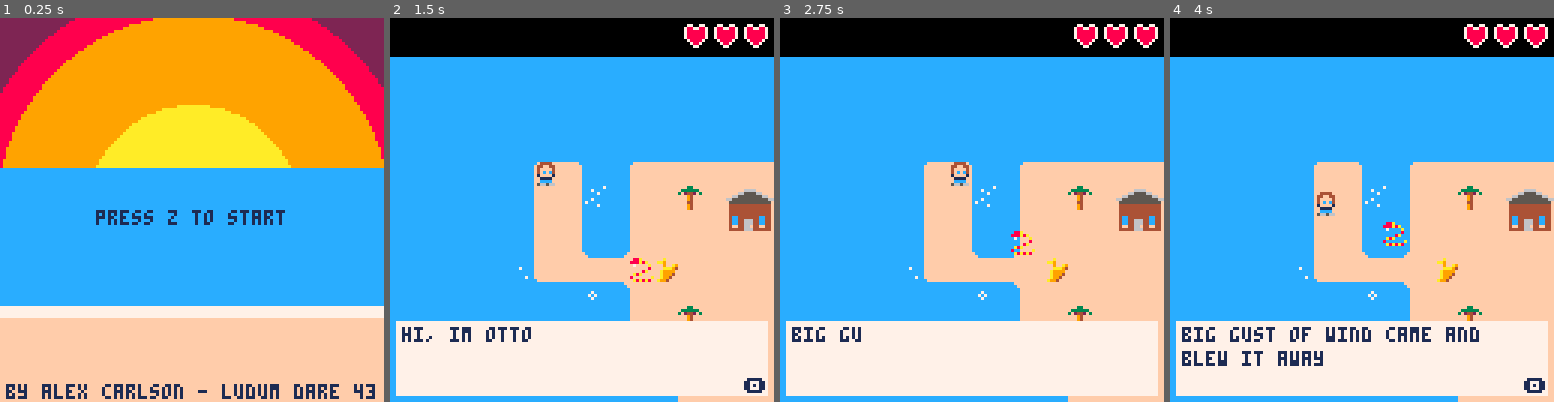
Above: before the commit, frames 1-4 (left to right).
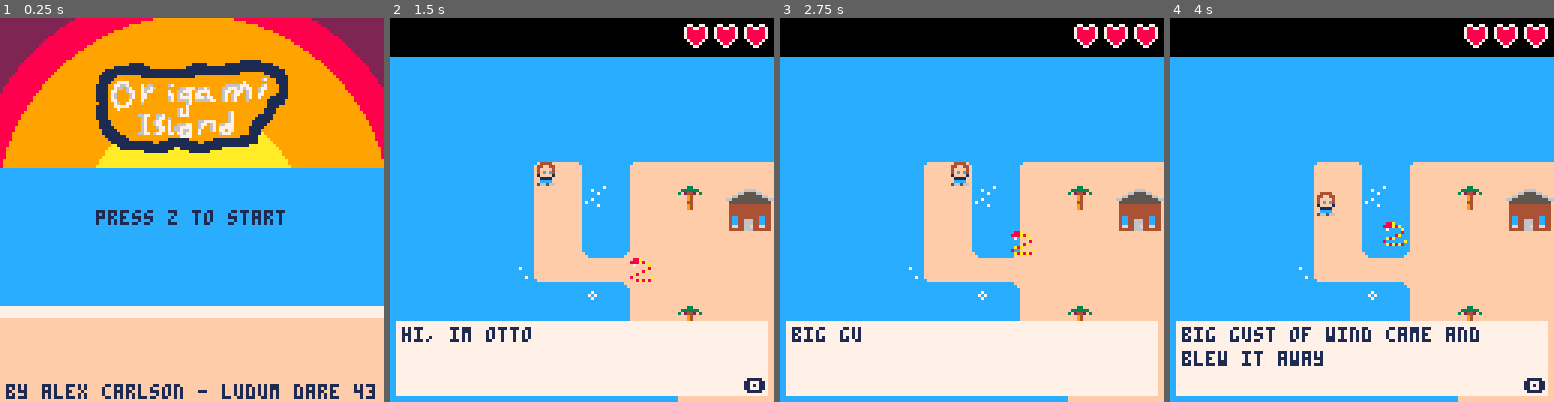
Above: after the commit, the same moments.

Repository: alex-carlson/origami-island
Game: PICO-8 cartridge ld43.p8
Same seed, same stepped clock (60 frames per second), same inputs: the game is played once before the commit and once after it.
Inputs:
- Up to frame 1 (0.25 s): no input
- Up to frame 2 (1.5 s): tap X (X key) at 0.33, 1.07 s; tap O (Z key) at 0.7 s
- Up to frame 3 (2.75 s): hold Right 1.6-2.1 s; tap O (Z key) at 1.7, 2.1, 2.5 s; tap X (X key) at 1.85 s; hold Up 2.15-2.42 s; hold Right from 2.47 s (still down)
- Up to frame 4 (4 s): tap O (Z key) at 2.9, 3.3, 3.7 s; tap X (X key) at 2.97 s; release Right at 3.03 s; hold Left 3.08-3.58 s; hold Down 3.63-3.97 s

The runs differ from the first frame. In frame 1, 6.9% of the frame differs, in the area x 25-75%, y 10-36%; in frame 2, 0.2%; in frame 3, 0.2%; in frame 4, 0.2%.

Commit message:
updated menu

Diff:
--- a/ld43.p8
+++ b/ld43.p8
@@ -446,6 +446,7 @@
  rectfill(0,50,128, 128, 12)
  rectfill(0,96,128,128,7)
  rectfill(0,100,128,128,15)
+ spr(135,32,10,8,6)
 
  print("press z to start", 32, 64, 1)
  print("by alex carlson - ludum dare 43", 2, 122)
@@ -595,7 +596,7 @@
 6b5858306b58588058858658585880585858585858697a6b6b6b6b6b6b6b6b6b6b6b6b6b6b6b6b6b6b6b6b6b6b6b6b6b6b6b6b6b6b6b6b6b6b6b6b6b6b7c6858585858585858697a6b6b6b6b6b6b6b6b6b6b6b6b6b6b6b6b6b6b6b6b6b6b6b6b6b6b6b6b6b6b6b6b6b6b6b6b6b7c6858588058697a6b84826b6b6b6b6b6b6b6b
 6b58586b6b5858585895965858585858585858585858697a6b6b6b6b6b6b6b6b6b6b6b6b6b6b6b6b6b6b6b6b6b6b6b6b6b6b6b6b6b6b6b6b6b6b6b336b68585858588058215858697a6b6b6b6b306b6b6b6b6b6b6b575858585820697a6b6b6b6b6b6b6b6b6b6b6b6b6b7c685880585858585858585858697a6b6b6b6b6b6b6b
 6b58587a7c585858585858585858585858585858805858696b6b6b6b6b6b6b6b6b6b6b6b6b6b6b6b6b6b6b6b6b6b6b6b6b6b6b6b6b6b6b6b6b6b6b6b7c5821585857575757675858697a6b6b6b6b6b6b306b6b6b6b57585858585858696b6b6b6b6b6b6b6b6b7c685858585858585858585858585880585858697a6b6b6b6b6b
-3378585858584258585858588058585858585858585858796b6b6b6b6b6b6b6b6b6b6b6b6b6b6b6b6b6b6b6b6b6b6b6b6b6b6b5757575757697a6b7c68585858675757575757575858697a6b6b6b6b6b6b6b6b6b6b57675843585858586b6b6b6b6b6b7c6858585858585858585880582058676767675858585858696b6b6b6b
+3378585858585858585858588058585858585858585858796b6b6b6b6b6b6b6b6b6b6b6b6b6b6b6b6b6b6b6b6b6b6b6b6b6b6b5757575757697a6b7c68585858675757575757575858697a6b6b6b6b6b6b6b6b6b6b57675843585858586b6b6b6b6b6b7c6858585858585858585880582058676767675858585858696b6b6b6b
 6b6b6b225c5858585858585858585858585858585858795a6b6b6b6b6b6b6b6b6b6b6b6b6b6b6b6b6b6b6b6b6b6b6b6b6b57575757575767585858585858586757575757575757588058697a6b6b6b6b6b6b6b6b6b5c676758582158587a6b6b7c6858585858585821585858585858585857575757672158675880586b6b6b6b
 6b6b6b6b6b585880585858585858585858805858836b6b6b6b6b6b6b6b6b6b6b6b6b6b6b6b6b6b6b6b6b6b6b6b6b6b6b5757575757575767585858588058586757575757575757675858585858697a6b6b6b6b6b6b7c58806767585820585858588058585858585880585820585858585757575757675858676758587a6b6b6b
 6b6b6b6b6b785858585858805858585858585858946b6b6b6b6b6b6b6b6b6b6b6b6b6b6b6b6b6b6b6b6b6b6b336b7c686757575757575767585858585858585857575757575767585858215858585858585858697a685858586758585858585858585820585858586767585858582157575757575767585880585858696b6b6b
Not shown, changed: 64 lines of the sprite sheet (__gfx__) section of ld43.p8
Not shown, changed: the music (__music__) section of ld43.p8
Not shown, changed: the sound effects (__sfx__) section of ld43.p8
Not shown, added: index.html
Not shown, added: origamiisland.js
